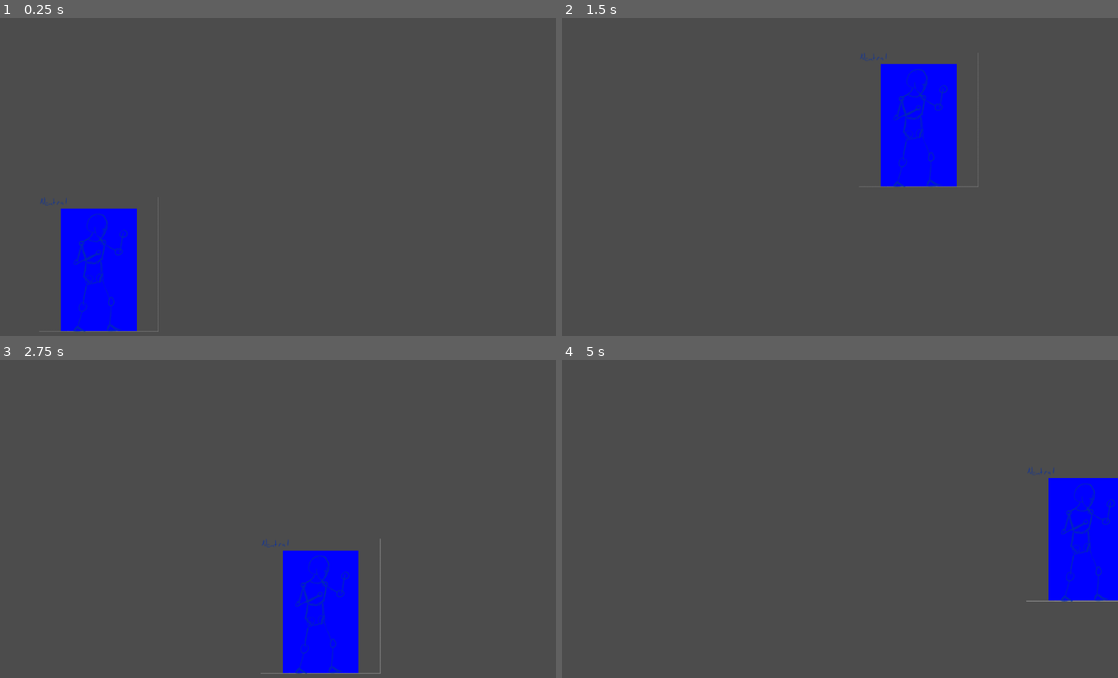
Above: before the commit, frames 1-4 (two rows, left to right).
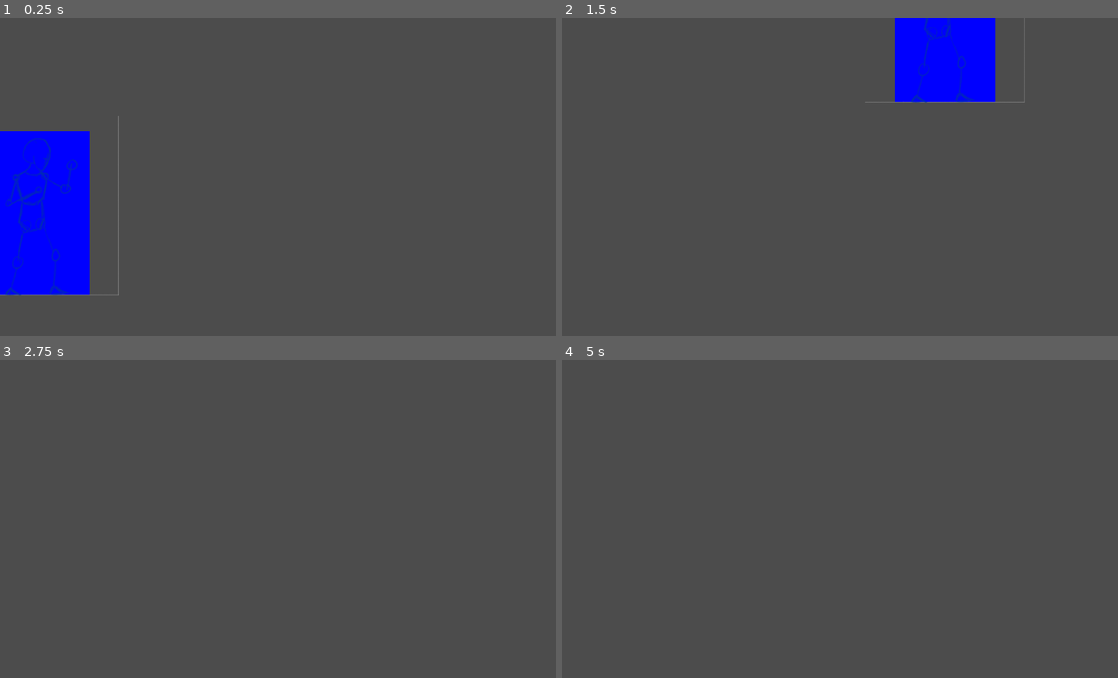
Above: after the commit, the same moments.

Repository: PistolRcks/flfa-project
Game: Godot game, scene res://level/basic_arena/TestingArena.tscn
The game is run twice, just before and just after one commit, with the same random seed, the same clock (stepped at 60 frames per second) and the same inputs.
Inputs:
- Up to frame 1 (0.25 s): no input
- Up to frame 2 (1.5 s): tap Enter at 0.5 s; hold W (up) 0.53-1.28 s; hold D (right) from 0.53 s (still down); tap J (attack_a) at 1.35 s
- Up to frame 3 (2.75 s): tap W (up) at 1.52, 1.55, 1.82, 2.3 s; release D (right) at 2.03 s; hold A (left) from 2.03 s (still down); hold K (attack_b) from 2.03 s (still down)
- Up to frame 4 (5 s): release A (left) at 2.78 s; release K (attack_b) at 2.78 s; hold D (right) 2.78-4.28 s; tap W (up) at 2.85, 3.02, 3.32, 3.77, 3.8, 4.07, 4.52, 4.55, 4.82 s; hold J (attack_a) 3.53-4.28 s; tap Space at 4.25 s; hold A (left) from 4.28 s (still down); tap K (attack_b) at 4.35 s

The runs differ from the first frame. In frame 1, 11% of the frame differs, in the area x 0-29%, y 30-99%; in frame 2, 7.7%; in frame 3, 5.4%; in frame 4, 4.9%.

Commit message:
Change zoom, stop processing input when a combo is being performed

Diff:
--- a/entity/PlayerEntity.gd
+++ b/entity/PlayerEntity.gd
@@ -5,22 +5,24 @@
 export var jump_strength = 1600			# The initial velocity of the jump
 
 func _physics_process(delta):
-	# Process movement
+	# Process movement, but only when a combo is not being performed
 	var momentum = Vector2(0,0)
 	var left = Input.is_action_pressed("left")
 	var right = Input.is_action_pressed("right")
 
-	# X movement
-	if left and right:
-		velocity.x = 0
-	elif left and velocity.x > -move_speed:
-		momentum -= Vector2(move_speed, 0)
-	elif right and velocity.x < move_speed:
-		momentum += Vector2(move_speed, 0)
+	# Process input
+	if not combo_being_performed:
+		# X Movement
+		if left and right:
+			velocity.x = 0
+		elif left and velocity.x > -move_speed:
+			momentum -= Vector2(move_speed, 0)
+		elif right and velocity.x < move_speed:
+			momentum += Vector2(move_speed, 0)
 
-	# Jump
-	if is_on_floor() and Input.is_action_pressed("up"):
-		momentum += Vector2(0, -jump_strength)
+		# Jump
+		if is_on_floor() and Input.is_action_pressed("up"):
+			momentum += Vector2(0, -jump_strength)
 
 	# Stop when we're not inputting
 	if not (left or right):
--- a/entity/anim/basic_statemachine.tres
+++ b/entity/anim/basic_statemachine.tres
@@ -44,7 +44,7 @@
 nodes/Transition/node = SubResource( 23 )
 nodes/Transition/position = Vector2( 20, 140 )
 nodes/output/position = Vector2( 380, 140 )
-node_connections = [ "output", 0, "OneShot", "Transition", 0, "Animation", "OneShot", 0, "Animation 2", "OneShot", 1, "Transition" ]
+node_connections = [ "output", 0, "OneShot", "OneShot", 0, "Animation 2", "OneShot", 1, "Transition", "Transition", 0, "Animation" ]
 
 [sub_resource type="AnimationNodeStateMachineTransition" id=6]
 
--- a/level/basic_arena/TestingArena.tscn
+++ b/level/basic_arena/TestingArena.tscn
@@ -34,9 +34,9 @@
 shape = SubResource( 3 )
 
 [node name="Camera2D" type="Camera2D" parent="."]
-offset = Vector2( 0, -56 )
+offset = Vector2( 0, -32 )
 current = true
-zoom = Vector2( 0.2, 0.2 )
+zoom = Vector2( 0.15, 0.15 )
 
 [node name="PunchyGuy" parent="." instance=ExtResource( 1 )]
 position = Vector2( -66, -50 )
